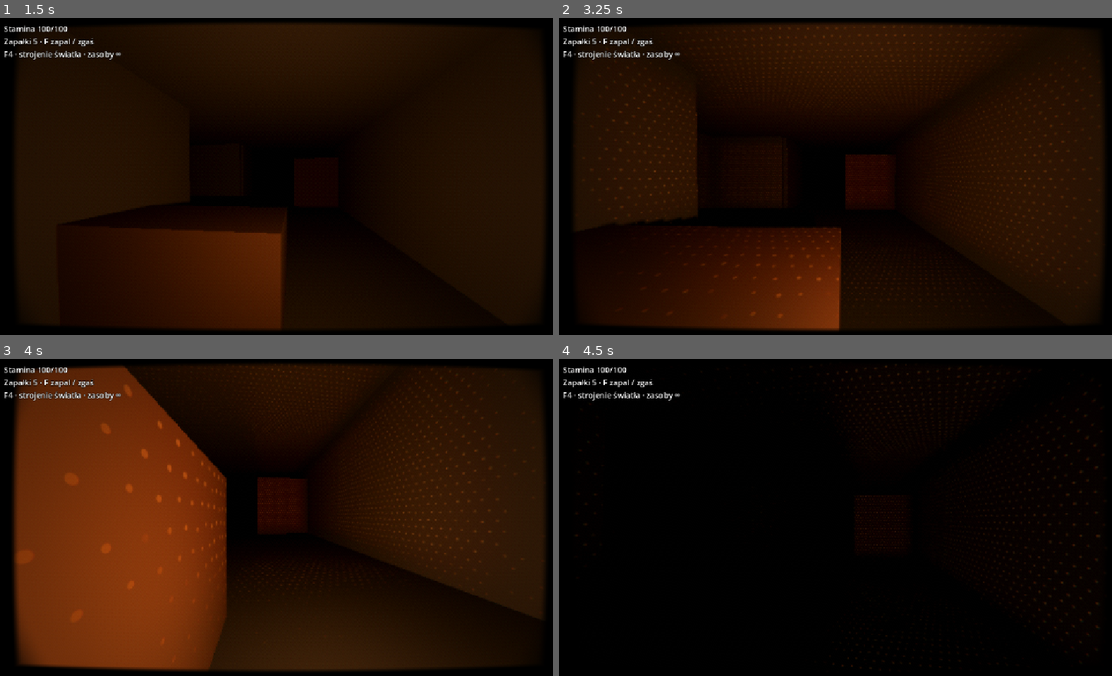
Above: before the commit, frames 1-4 (two rows, left to right).
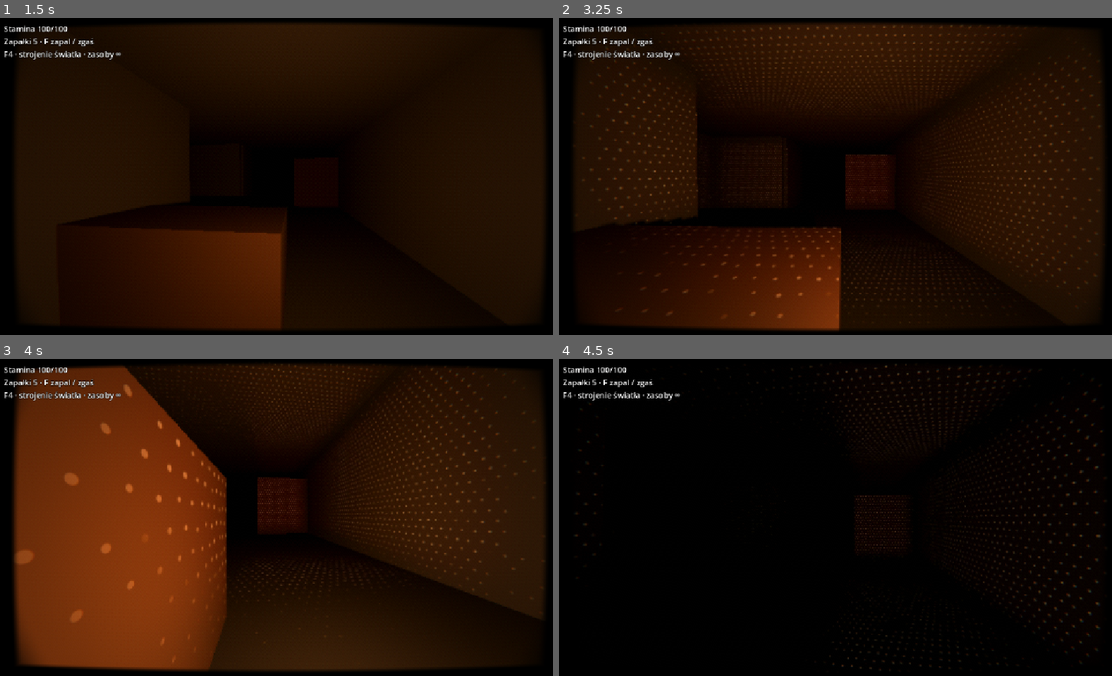
Above: after the commit, the same moments.

Repository: dawidseipold/blind-step
Game: Godot game, scene res://light_course.tscn
Two runs of this game, one before a commit and one after it. Both use one fixed random seed, a clock stepped at 60 frames per second and the inputs below.
Inputs (mouse positions are in pixels of both pictures, inside the frame that each line leads up to):
- Up to frame 1 (1.5 s): tap Enter at 0.5 s; move the mouse to (309, 176) at 0.52 s; hold Ctrl (crouch) 0.53-1.28 s; hold W (walk_forward) from 0.53 s (still down); click (309, 176) at 0.67 s; tap Space at 1.25 s; move the mouse to (254, 176) at 1.27 s; tap F (flashlight) at 1.35 s
- Up to frame 2 (3.25 s): keep holding W (walk_forward); move the mouse to (852, 170) at 2.02 s; hold R (replace_cell) 2.03-2.78 s; tap Enter at 2.75 s; move the mouse to (829, 182) at 2.77 s; tap Shift (sprint) at 2.85 s; click (829, 182) at 2.92 s
- Up to frame 3 (4 s): keep holding W (walk_forward); tap Space at 3.5 s; move the mouse to (320, 520) at 3.52 s; hold Ctrl (crouch) from 3.53 s (still down)
- Up to frame 4 (4.5 s): keep holding W (walk_forward); move the mouse to (796, 514) at 4.27 s; release Ctrl (crouch) at 4.28 s; tap F (flashlight) at 4.35 s

Frame 1 is identical in both runs. In frame 2, less than 0.1% of the frame differs, in the area x 9-92%, y 2-88%; in frame 3, 0.2%, in the area x 22-89%, y 3-64%; in frame 4, less than 0.1%.

Commit message:
Rozszerz F4 o kolory świateł i śladów, ciemność i strojenie obiektywu

Diff:
--- a/game/blind-step/bodycam.gdshader
+++ b/game/blind-step/bodycam.gdshader
@@ -1,10 +1,17 @@
 // Adapted from Bodycam footage (cyanone), radial optics by jamesfrize, grain by zuwiwano. CC0.
 shader_type canvas_item;
 render_mode unshaded;
-uniform sampler2D scene : hint_screen_texture, filter_linear, repeat_disable;
+uniform sampler2D scene : hint_screen_texture, filter_linear_mipmap, repeat_disable;
 uniform float distortion = 0.22;
 uniform float vignette = 0.32;
 uniform float noise_amount = 0.12;
+
+uniform float frame_size = 1.0;
+uniform float frame_feather = 0.04;
+uniform float edge_blur = 0.0;
+uniform float blur_start = 0.60;
+uniform float aberration = 1.5;
+uniform float grain_rate = 20.0;
 
 void fragment() {
 	vec2 p = 2.0 * SCREEN_UV - 1.0;
@@ -14,12 +21,13 @@
 	float bend = min(0.995, r * sqrt(clamp(distortion * 1.5, 0.0, 0.98)));
 	float scale = bend > 0.001 ? asin(bend) / bend : 1.0;
 	vec2 uv = 0.5 + 0.5 * p * scale;
-	vec2 fringe = 1.5 * SCREEN_PIXEL_SIZE * p * r * r;
-	vec3 image = vec3(texture(scene, uv + fringe).r, texture(scene, uv).g, texture(scene, uv - fringe).b);
-	float seed = dot(floor(FRAGCOORD.xy), vec2(0.06711056, 0.00583715)) + floor(TIME * 20.0) * 0.031;
+	float lod = log2(1.0 + edge_blur * smoothstep(blur_start, 1.0, r));
+	vec2 fringe = aberration * SCREEN_PIXEL_SIZE * p * r * r;
+	vec3 image = vec3(textureLod(scene, uv + fringe, lod).r, textureLod(scene, uv, lod).g, textureLod(scene, uv - fringe, lod).b);
+	float seed = dot(floor(FRAGCOORD.xy), vec2(0.06711056, 0.00583715)) + floor(TIME * grain_rate) * 0.031;
 	float grain = fract(52.98292 * fract(seed)) - 0.5;
 	image += grain * noise_amount * 0.12;
 	float edge = max(abs(uv.x - 0.5), abs(uv.y - 0.5));
-	float matte = (1.0 - smoothstep(0.48, 0.50, edge)) * (1.0 - smoothstep(0.83, 1.0, r));
+	float matte = (1.0 - smoothstep(0.5 * (frame_size - frame_feather), 0.5 * frame_size, edge)) * (1.0 - smoothstep(frame_size - frame_feather * 4.25, frame_size, r));
 	COLOR = vec4(max(image, vec3(0.0)) * matte * (1.0 - vignette * smoothstep(0.25, 0.98, r)), 1.0);
 }
--- a/game/blind-step/flashlight.gd
+++ b/game/blind-step/flashlight.gd
@@ -10,10 +10,14 @@
 var unlimited := false
 var flicker_amplitude := 0.035
 var flicker_period := 2.8
+var flame_tail := 10.0:
+	set(value):
+		flame_tail = value
+		flame.omni_range = flame_radius + flame_tail
 var flame_radius := 2.5:
 	set(value):
 		flame_radius = value
-		flame.omni_range = value * 5.0
+		flame.omni_range = value + flame_tail
 var flame_power := 1.0
 var flame_time := 0.0
 var burn_left := 0.0
--- a/game/blind-step/light_course.gd
+++ b/game/blind-step/light_course.gd
@@ -6,6 +6,7 @@
 const SPACING := 0.45
 const SAMPLE_INTERVAL := 0.1
 const TORCH_SAMPLE_INTERVAL := 1.0 / 30.0
+var torch_fade_fraction := 0.25
 var full_exposure := 2.5
 var match_trace_seconds := 8.0
 var torch_trace_seconds := 30.0
@@ -157,7 +158,7 @@
 		if torch:
 			# Equal dwell earns equal time across the beam core, including grazing floors.
 			var rim := smoothstep(cutoff, lerpf(cutoff, 1.0, 0.18), angular)
-			strength = rim * (1.0 - smoothstep(reach * 0.75, reach, distance))
+			strength = rim * (1.0 - smoothstep(reach * (1.0 - torch_fade_fraction), reach, distance))
 		else:
 			strength = 1.0 / (1.0 + log(1.0 + offset.length_squared() / (falloff_scale * falloff_scale)))
 			strength *= 1.0 - smoothstep(reach * 0.7, reach, distance)
--- a/game/blind-step/light_tuning.gd
+++ b/game/blind-step/light_tuning.gd
@@ -12,10 +12,22 @@
 		body_fov = value
 		if overlay.visible:
 			course.camera.fov = value
+var darkness := 100.0:
+	set(value):
+		darkness = value
+		var env: Environment = course.get_node("Environment").environment
+		env.ambient_light_source = Environment.AMBIENT_SOURCE_COLOR
+		env.ambient_light_energy = (100.0 - value) / 100.0
 var normal_fov := 75.0
 
 func initialize() -> void:
 	normal_fov = course.camera.fov
+	var env: Environment = course.get_node("Environment").environment
+	if env.ambient_light_source == Environment.AMBIENT_SOURCE_COLOR:
+		darkness = 100.0 * (1.0 - env.ambient_light_energy)
+	else:
+		env.ambient_light_color = Color(0.55, 0.58, 0.64)
+		darkness = 100.0
 	var layer := CanvasLayer.new()
 	layer.layer = 0
 	course.add_child(layer)
@@ -25,6 +37,7 @@
 	retro.shader = preload("res://addons/psx_shader/shaders/psx_screen.gdshader")
 	retro.set_shader_parameter("screen_amount", 0.42)
 	retro.set_shader_parameter("screen_pixel_size", 2.0)
+	retro.set_shader_parameter("screen_dither", 1.0)
 	psx.material = retro
 	var copy := BackBufferCopy.new()
 	copy.copy_mode = BackBufferCopy.COPY_MODE_VIEWPORT
@@ -36,7 +49,15 @@
 	optics.set_shader_parameter("distortion", 0.22)
 	optics.set_shader_parameter("vignette", 0.32)
 	optics.set_shader_parameter("noise_amount", 0.12)
+	optics.set_shader_parameter("frame_size", 1.0)
+	optics.set_shader_parameter("frame_feather", 0.04)
+	optics.set_shader_parameter("edge_blur", 0.0)
+	optics.set_shader_parameter("blur_start", 0.60)
+	optics.set_shader_parameter("aberration", 1.5)
+	optics.set_shader_parameter("grain_rate", 20.0)
 	overlay.material = optics
+	course.material.set_shader_parameter("match_dots", Color(0.45, 0.23, 0.095).linear_to_srgb())
+	course.material.set_shader_parameter("torch_dots", Color(0.42, 0.68, 0.74).linear_to_srgb())
 	build_panel()
 
 	course.material.set_shader_parameter("full_exposure", course.full_exposure)
@@ -92,9 +113,15 @@
 		settings["source"] = index
 		course.lamp.select_torch(index == 1)
 	)
+	section("Otoczenie")
+	slider("Ciemność otoczenia (%)", self, "darkness", 0, 100, 1)
 	section("Zapałka")
 	var lamp = course.lamp
 	slider("Promień jasny (m)", lamp, "flame_radius", 0.5, 5, 0.1)
+	color_picker("Kolor płomienia", lamp.flame, "light_color", "match_color")
+	color_picker("Kolor kropek zapałki", course.material, "shader_parameter/match_dots", "match_dots")
+	slider("Zanik poza rdzeniem (m)", lamp, "flame_tail", 0.5, 24, 0.5)
+	slider("Tłumienie zapałki", lamp.flame, "omni_attenuation", 0.3, 3, 0.05)
 	slider("Moc płomienia", lamp, "flame_power", 0.1, 2, 0.05)
 	slider("Wahanie jasności", lamp, "flicker_amplitude", 0, 0.15, 0.005)
 	slider("Okres wahania (s)", lamp, "flicker_period", 1, 8, 0.1)
@@ -102,6 +129,10 @@
 	slider("Ślad zapałki (s)", course, "match_trace_seconds", 1, 20, 0.5)
 	section("Latarka")
 	slider("Latarka · zasięg (m)", lamp, "spot_range", 2, 28, 0.5)
+	color_picker("Kolor snopa", lamp, "light_color", "torch_color")
+	color_picker("Kolor kropek latarki", course.material, "shader_parameter/torch_dots", "torch_dots")
+	slider("Tłumienie snopa", lamp, "spot_attenuation", 0.3, 3, 0.05)
+	slider("Strefa zaniku śladu", course, "torch_fade_fraction", 0.05, 0.95, 0.05)
 	slider("Moc latarki", lamp, "beam_energy", 0.1, 5, 0.1)
 	slider("Półkąt wiązki (°)", lamp, "spot_angle", 8, 50, 0.1)
 	slider("Wygaszenie brzegu", lamp, "spot_angle_attenuation", 0.1, 3, 0.05)
@@ -119,10 +150,36 @@
 	body.toggled.connect(set_bodycam)
 	slider("Pole widzenia (°)", self, "body_fov", 65, 115, 1)
 	slider("Dystorsja", optics, "shader_parameter/distortion", 0, 0.65, 0.01)
+	slider("Rozmiar ramki", optics, "shader_parameter/frame_size", 0.72, 1, 0.01)
+	slider("Miękkość ramki", optics, "shader_parameter/frame_feather", 0.005, 0.20, 0.005)
+	slider("Rozmycie brzegu (px)", optics, "shader_parameter/edge_blur", 0, 16, 0.5)
+	slider("Początek rozmycia", optics, "shader_parameter/blur_start", 0.15, 0.95, 0.01)
+	slider("Aberracja (px)", optics, "shader_parameter/aberration", 0, 6, 0.1)
+	slider("Tempo ziarna (Hz)", optics, "shader_parameter/grain_rate", 1, 60, 1)
+	slider("Winieta", optics, "shader_parameter/vignette", 0, 0.9, 0.01)
+	slider("Szum w cieniu", optics, "shader_parameter/noise_amount", 0, 1, 0.01)
+	section("PSX")
 	slider("Siła efektu PSX", retro, "shader_parameter/screen_amount", 0, 1, 0.01)
 	slider("Rozmiar piksela PSX", retro, "shader_parameter/screen_pixel_size", 1, 5, 0.5)
-	slider("Winieta", optics, "shader_parameter/vignette", 0, 0.9, 0.01)
-	slider("Szum w cieniu", optics, "shader_parameter/noise_amount", 0, 1, 0.01)
+	slider("Siła ditheringu", retro, "shader_parameter/screen_dither", 0, 1, 0.05)
+
+func color_picker(title: String, target: Object, property: String, key: String) -> void:
+	var row := HBoxContainer.new()
+	rows.add_child(row)
+	var label := Label.new()
+	label.text = title
+	label.custom_minimum_size.x = 216
+	row.add_child(label)
+	var picker := ColorPickerButton.new()
+	picker.custom_minimum_size.x = 140
+	picker.edit_alpha = false
+	picker.color = settings.get(key, target.get(property))
+	target.set(property, picker.color)
+	row.add_child(picker)
+	picker.color_changed.connect(func(value: Color):
+		settings[key] = value
+		target.set(property, value)
+	)
 
 func slider(title: String, target: Object, property: String, low: float, high: float, step_size: float) -> void:
 	var row := HBoxContainer.new()
--- a/game/blind-step/surface_memory.gdshader
+++ b/game/blind-step/surface_memory.gdshader
@@ -7,6 +7,8 @@
 uniform float dots_per_metre = 10.0;
 uniform vec2 trace_limits;
 varying flat ivec3 face_grid;
+uniform vec4 match_dots : source_color = vec4(0.70141, 0.51688, 0.34070, 1.0);
+uniform vec4 torch_dots : source_color = vec4(0.67998, 0.84339, 0.87561, 1.0);
 uniform bool manor = false;
 varying vec3 local_position;
 varying vec2 surface_position;
@@ -83,7 +85,7 @@
 	float threshold = 0.015 + 0.38 * grain;
 	vec2 returns = smoothstep(vec2(threshold), vec2(threshold + 0.12), trace) * trace;
 	vec3 torch_color = vec3(0.42, 0.68, 0.74);
-	vec3 dots = dot_mask * (torch_color * returns.y + vec3(0.45, 0.23, 0.095) * returns.x);
+	vec3 dots = dot_mask * (torch_dots.rgb * returns.y + match_dots.rgb * returns.x);
 	vec3 remembered_match = COLOR.rgb * vec3(0.29, 0.16, 0.075) * trace.x;
 	EMISSION = remembered_match + dots + COLOR.rgb * torch_color * trace.y * 0.045;
 }
Not shown, changed: ROADMAP.md
Not shown, changed: docs/latarka.md
Not shown, changed: sync-issues.ps1
